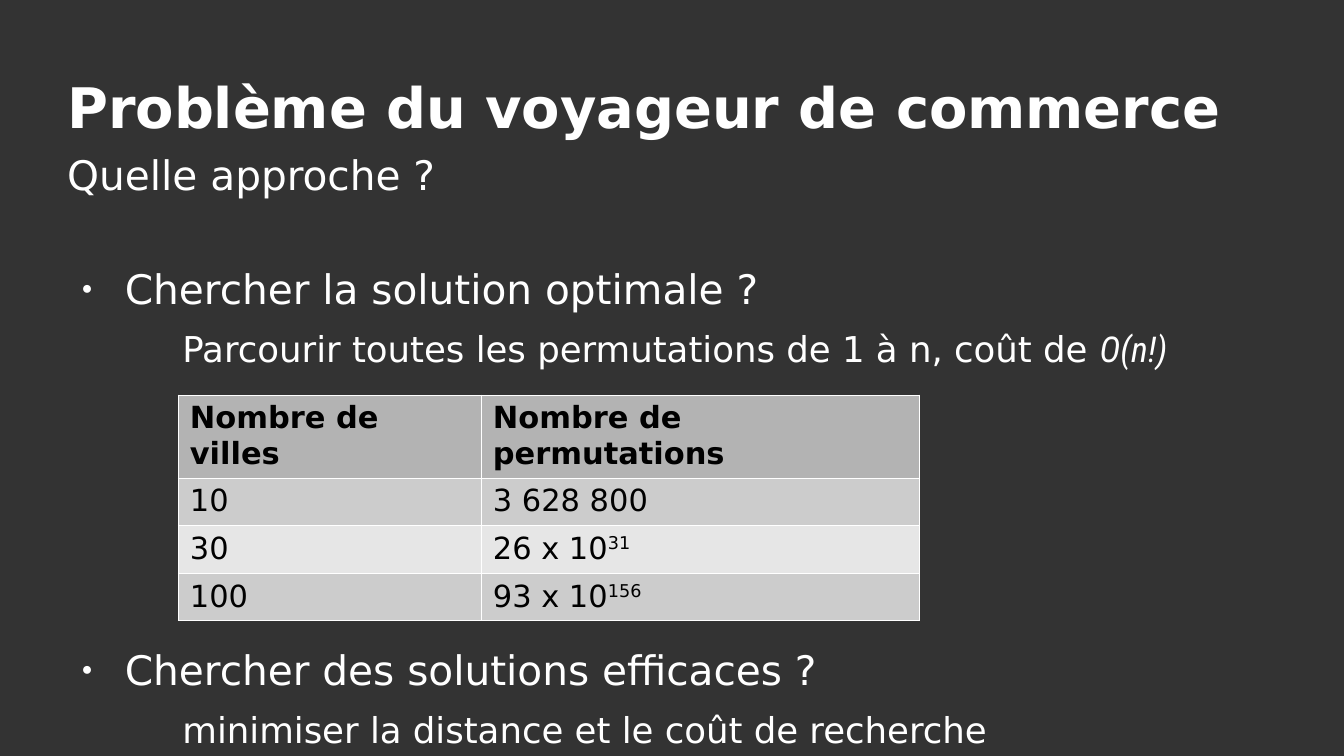
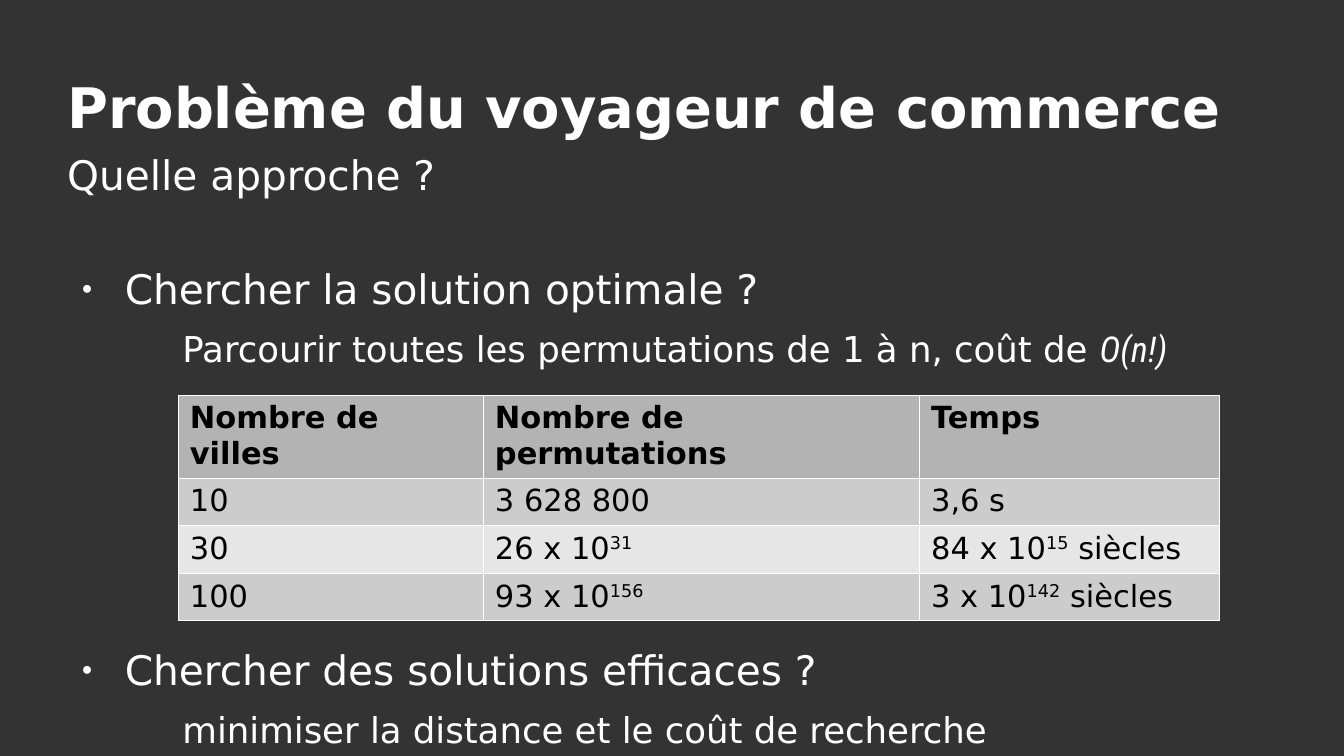
Before and after one commit to dut-info/Algo-Genetique, a slide deck: slide 7 of algo genetique.odp. Drawn at 1344x756 pixels with LibreOffice and Linux fonts; fonts in the diff are those of the drawing. Boxes give left, top, right and bottom in pixels: in the first picture for what was removed or moved away, otherwise in the second. Text is boxed around its words. In the diff, an @@ line names an element or a change of style, - is before the commit and + after.

```diff
--- a/algo genetique.odp
+++ b/algo genetique.odp
@@ table at <box>178,395,1220,612</box> @@
+column 3: Temps | 3,6 s | 84 x 1015 siècles | 3 x 10142 siècles
@@ table: place and size @@
-table at <box>178,395,921,612</box>
+table at <box>178,395,1220,612</box>
```
Also in this commit, not shown: 1 other slide changed, 6 other files.
